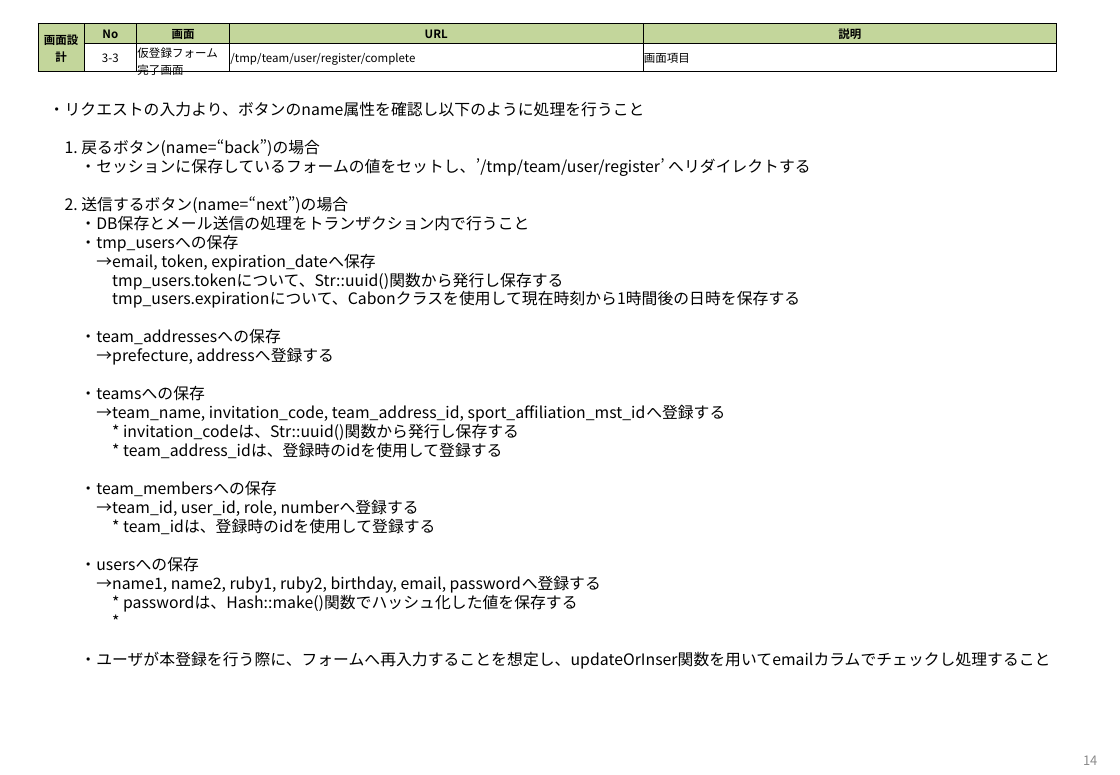
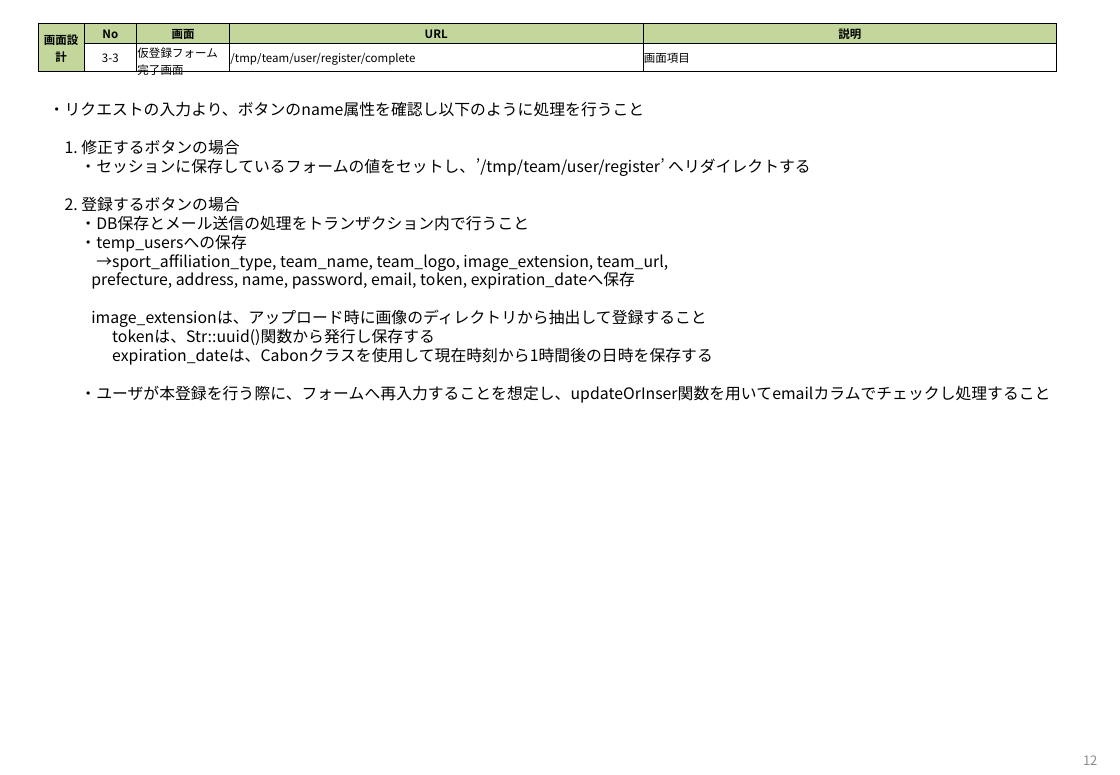
Before and after one commit to tooiea/OnLineDatingWithSportsApp, a slide deck: slide 12 of documents/OLDs_temp_team_user_register_document_spec.pptx (slide 14 before the commit). Drawn at 1120x775 pixels with LibreOffice and Linux fonts; fonts in the diff are those of the drawing. Boxes give left, top, right and bottom in pixels: in the first picture for what was removed or moved away, otherwise in the second. Text is boxed around its words. In the diff, an @@ line names an element or a change of style, - is before the commit and + after.

Commit message:
チーム作成時のフォームリクエストの内容修正、併せて仕様書も修正

```diff
--- a/documents/OLDs_temp_team_user_register_document_spec.pptx
+++ b/documents/OLDs_temp_team_user_register_document_spec.pptx
@@ text at (65,139,239,155): text changed @@
-1. 戻るボタン(name=“back”)の場合
+1. 修正するボタンの場合
@@ text at (65,196,239,212): text changed @@
-2. 送信するボタン(name=“next”)の場合
+2. 登録するボタンの場合
@@ text at (80,235,713,365): text changed @@
-・tmp_usersへの保存
-→email, token, expiration_dateへ保存
-tmp_users.tokenについて、Str::uuid()関数から発行し保存する
-tmp_users.expirationについて、Cabonクラスを使用して現在時刻から1時間後の日時を保存する
-・team_addressesへの保存
-→prefecture, addressへ登録する
-・teamsへの保存
-→team_name, invitation_code, team_address_id, sport_affiliation_mst_idへ登録する
-* invitation_codeは、Str::uuid()関数から発行し保存する
-* team_address_idは、登録時のidを使用して登録する
-・team_membersへの保存
-→team_id, user_id, role, numberへ登録する
-* team_idは、登録時のidを使用して登録する
-・usersへの保存
-→name1, name2, ruby1, ruby2, birthday, email, passwordへ登録する
-* passwordは、Hash::make()関数でハッシュ化した値を保存する
-*
+・temp_usersへの保存
+→sport_affiliation_type, team_name, team_logo, image_extension, team_url,
+prefecture, address, name, password, email, token, expiration_dateへ保存
+image_extensionは、アップロード時に画像のディレクトリから抽出して登録すること
+tokenは、Str::uuid()関数から発行し保存する
+expiration_dateは、Cabonクラスを使用して現在時刻から1時間後の日時を保存する
@@ page number at (1083,755,1097,765): text changed @@
-14
+12
```
Also in this commit, not shown: 8 other slides changed, 2 slides removed, 4 other files.
